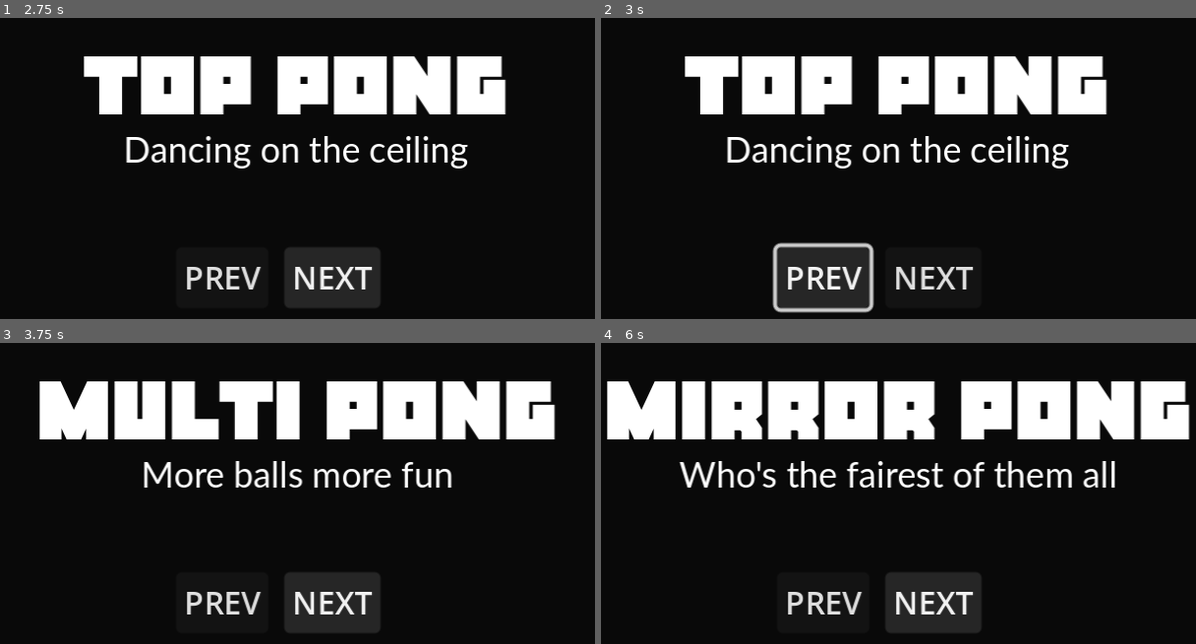
Above: before the commit, frames 1-4 (two rows, left to right).
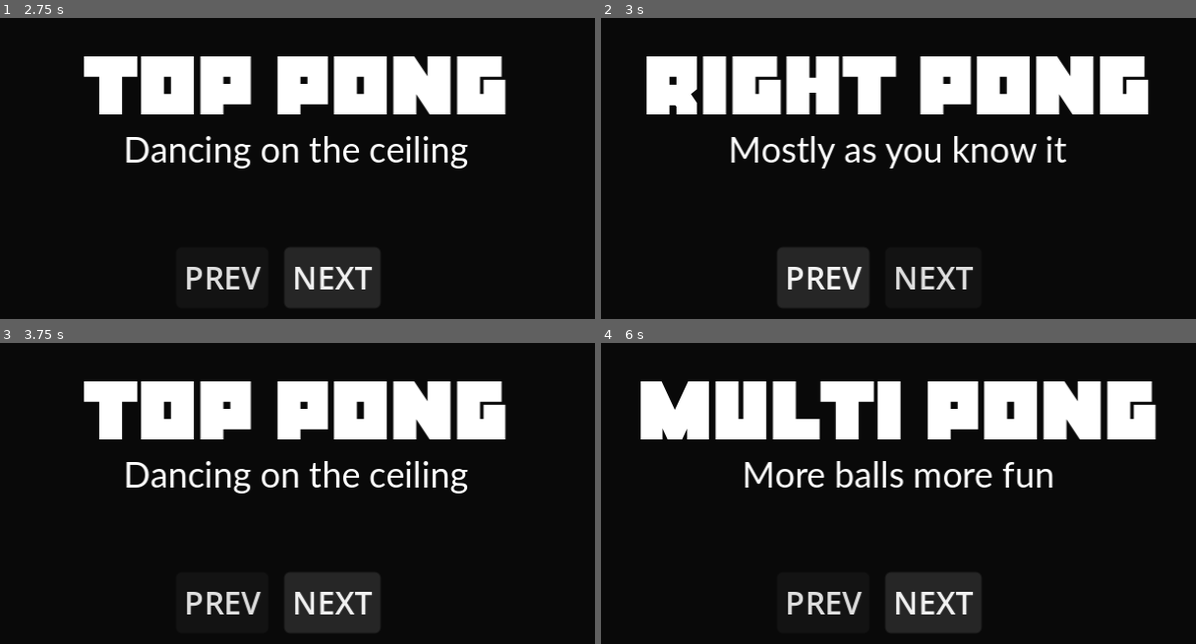
Above: after the commit, the same moments.

Repository: AgainstLightning/wrong_pong
Game: Godot game, scene res://Main.tscn
Same seed, same stepped clock (60 frames per second), same inputs: the game is played once before the commit and once after it. The engine's default icon, where the game draws it, is replaced by a stand-in: a white triangle on a blue panel in a dark square.
Inputs:
- Up to frame 1 (2.75 s): click "PLAY" at 0.5 s; click "PREV" at 1.25 s; click "NEXT" at 2 s
- Up to frame 2 (3 s): click "PREV" at 2.75 s
- Up to frame 3 (3.75 s): click "NEXT" at 3.5 s
- Up to frame 4 (6 s): click "PREV" at 4.25 s; click "NEXT" at 5 s; click "NEXT" at 5.75 s

Frame 1 is identical in both runs. In frame 2, 13% of the frame differs, in the area x 7-93%, y 12-99%; in frame 3, 11%; in frame 4, 12%.

Commit message:
???

Diff:
--- a/GameManager.gd
+++ b/GameManager.gd
@@ -30,7 +30,7 @@
 
 func load_prev_level():
 	var prev_level_index = current_level_index - 1
-	if prev_level_index > 0:
+	if prev_level_index >= 0:
 		load_level(prev_level_index)
 
 func quit():
--- a/scenes/levels/Base.tscn
+++ b/scenes/levels/Base.tscn
@@ -20,7 +20,7 @@
 [node name="NextBtn" type="Button" parent="."]
 offset_left = 154.0
 offset_top = 137.0
-offset_right = 201.0
+offset_right = 203.0
 offset_bottom = 168.0
 text = "NEXT"
 
Not shown, changed: docs/index.pck
